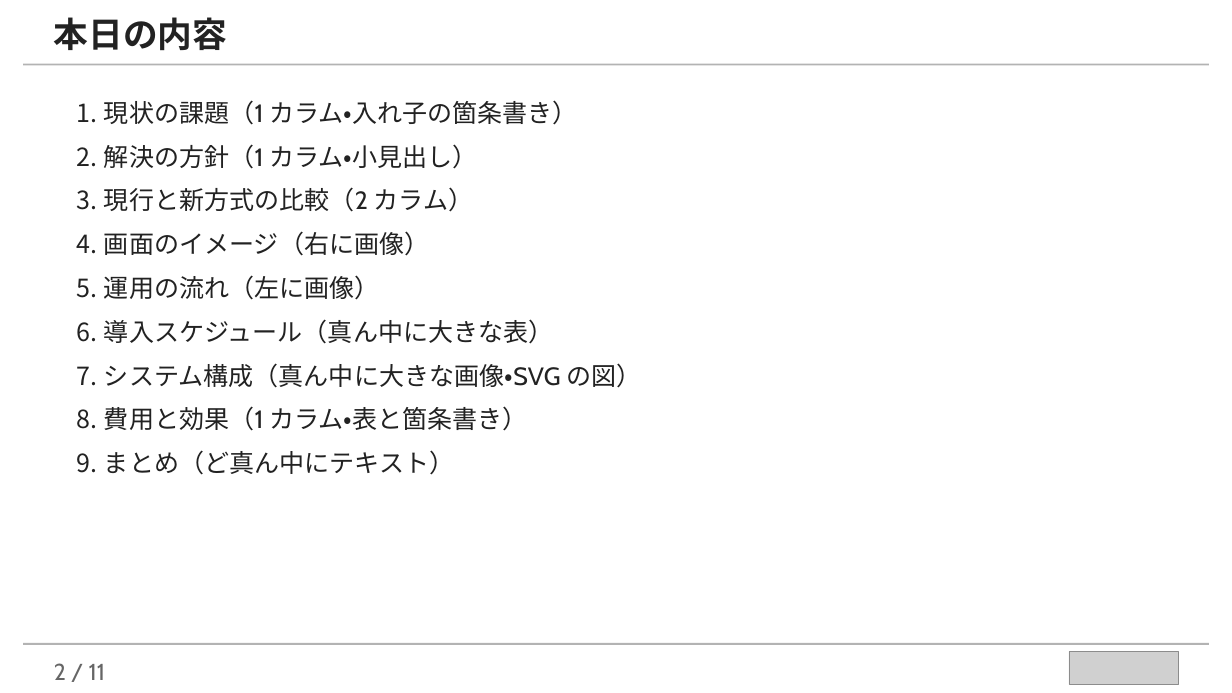
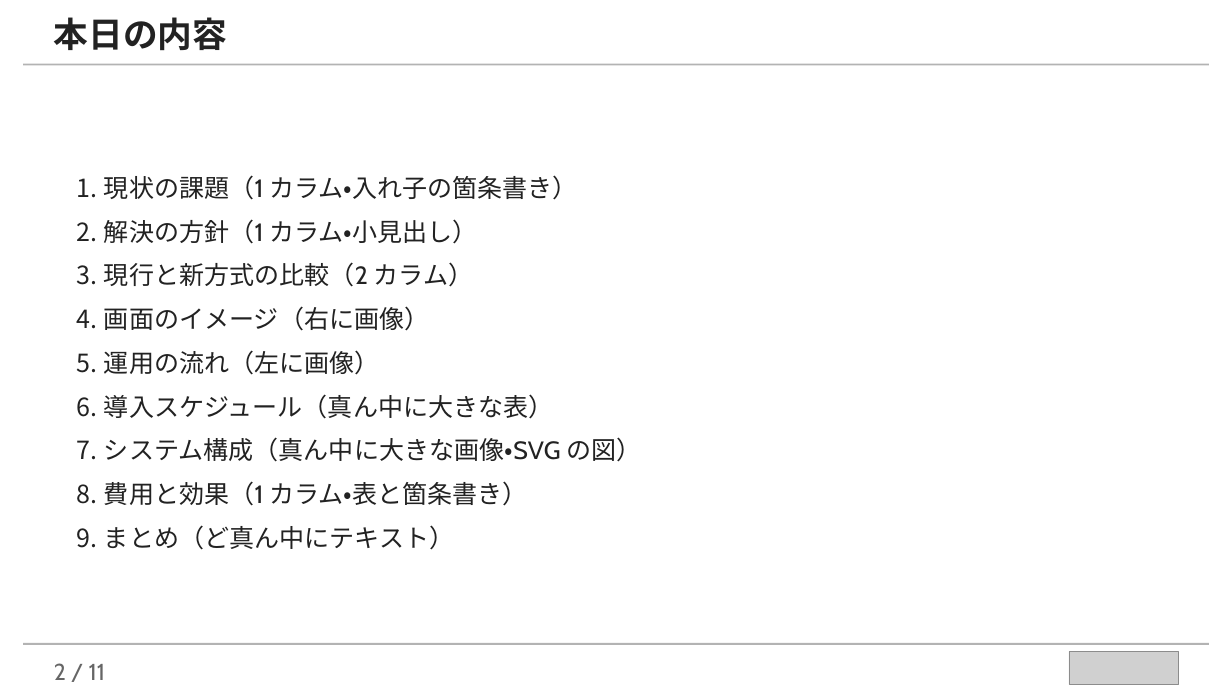
Before and after one commit to takuya109048/llm-assist-kit, a slide deck: slide 2 of examples/marp-slides-example.pptx. Drawn at 1232x693 pixels with LibreOffice and Linux fonts; fonts in the diff are those of the drawing; grey boxes stand for pictures. Boxes give left, top, right and bottom in pixels: in the first picture for what was removed or moved away, otherwise in the second. Text is boxed around its words. In the diff, an @@ line names an element or a change of style, - is before the commit and + after.

```diff
--- a/examples/marp-slides-example.pptx
+++ b/examples/marp-slides-example.pptx
@@ text "現状の課題（1 カラム・入れ子の箇条書き）": place and size @@
-text "現状の課題（1 カラム・入れ子の箇条書き）" at (104,100,641,475)
+text "現状の課題（1 カラム・入れ子の箇条書き）" at (104,175,641,550)
```
Also in this commit, not shown: 7 other slides changed, 7 other files.
